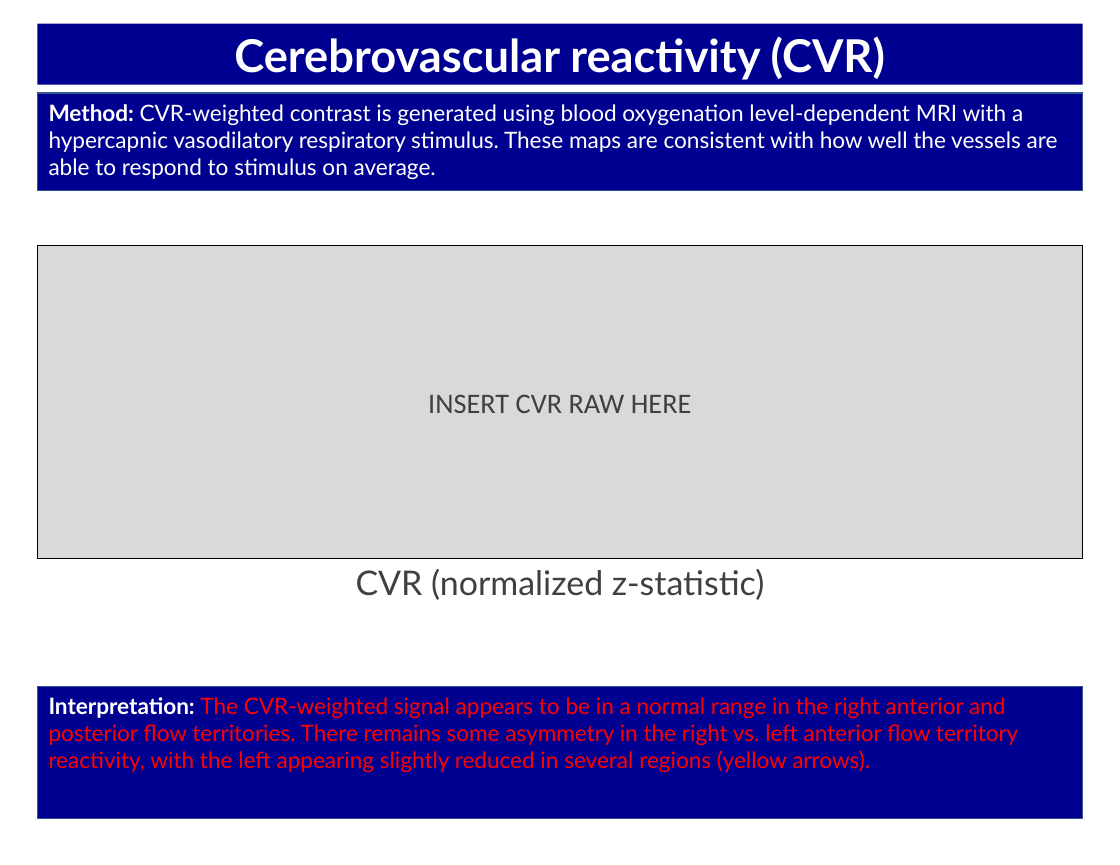
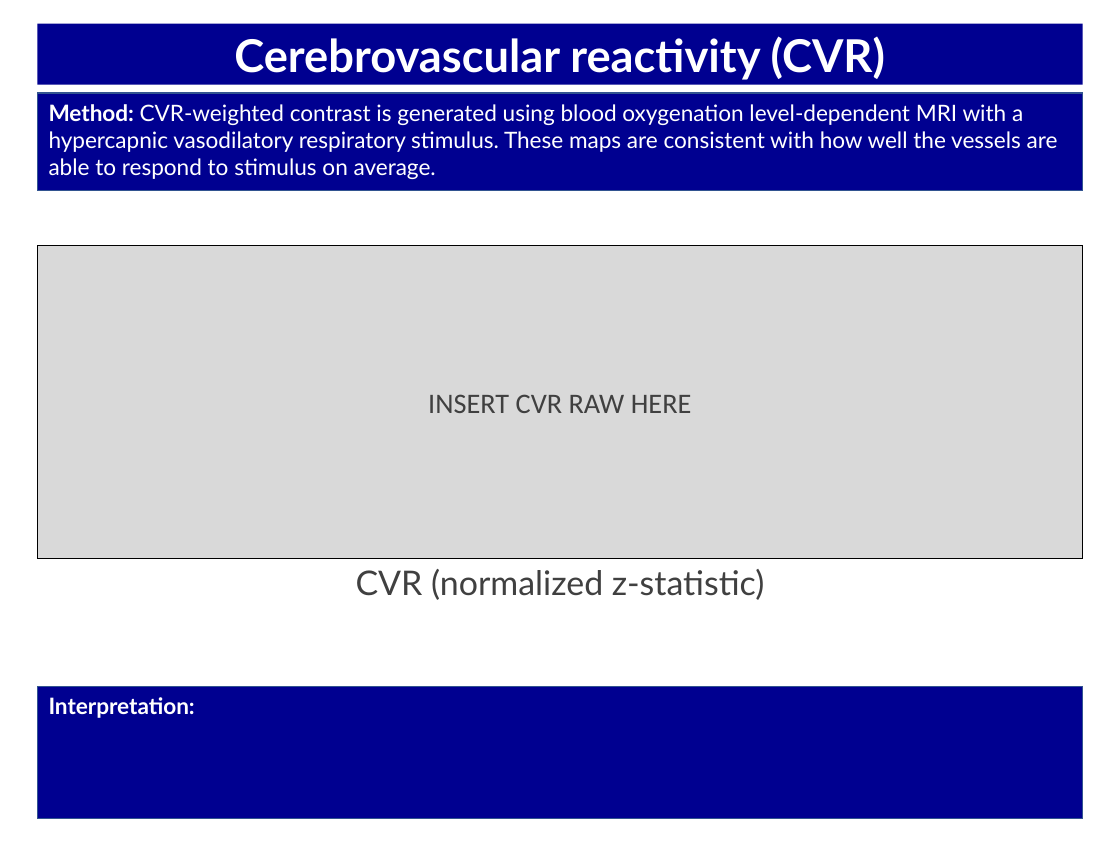
Before and after one commit to rsjones94/scan-reporting, a slide deck: slide 6 of bin/TEMPLATE_BOLD_PLACEHOLDERS.pptx. Drawn at 1120x865 pixels with LibreOffice and Linux fonts; fonts in the diff are those of the drawing. Boxes give left, top, right and bottom in pixels: in the first picture for what was removed or moved away, otherwise in the second. Text is boxed around its words. In the diff, an @@ line names an element or a change of style, - is before the commit and + after.

```diff
--- a/bin/TEMPLATE_BOLD_PLACEHOLDERS.pptx
+++ b/bin/TEMPLATE_BOLD_PLACEHOLDERS.pptx
@@ text in rectangle at [49, 697, 195, 718]: text changed; text colour #FF0000 to #FFFFFF; bold on @@
-Interpretation: The CVR-weighted signal appears to be in a normal range in the right anterior and posterior flow territories. There remains some asymmetry in the right vs. left anterior flow territory reactivity, with the left appearing slightly reduced in several regions (yellow arrows).
+Interpretation:
```
Also in this commit, not shown: 7 other slides changed, 2 other files.
